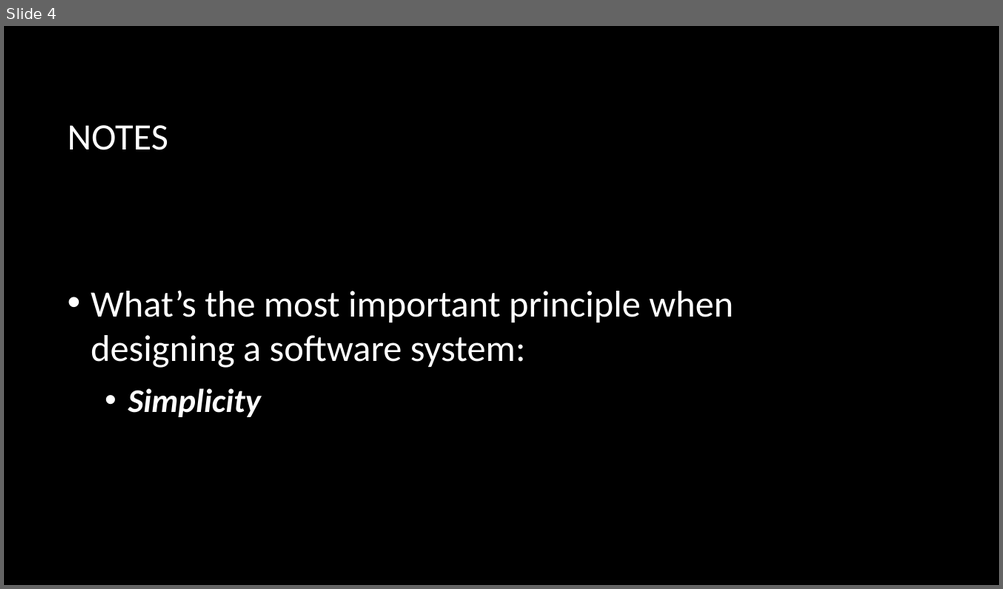
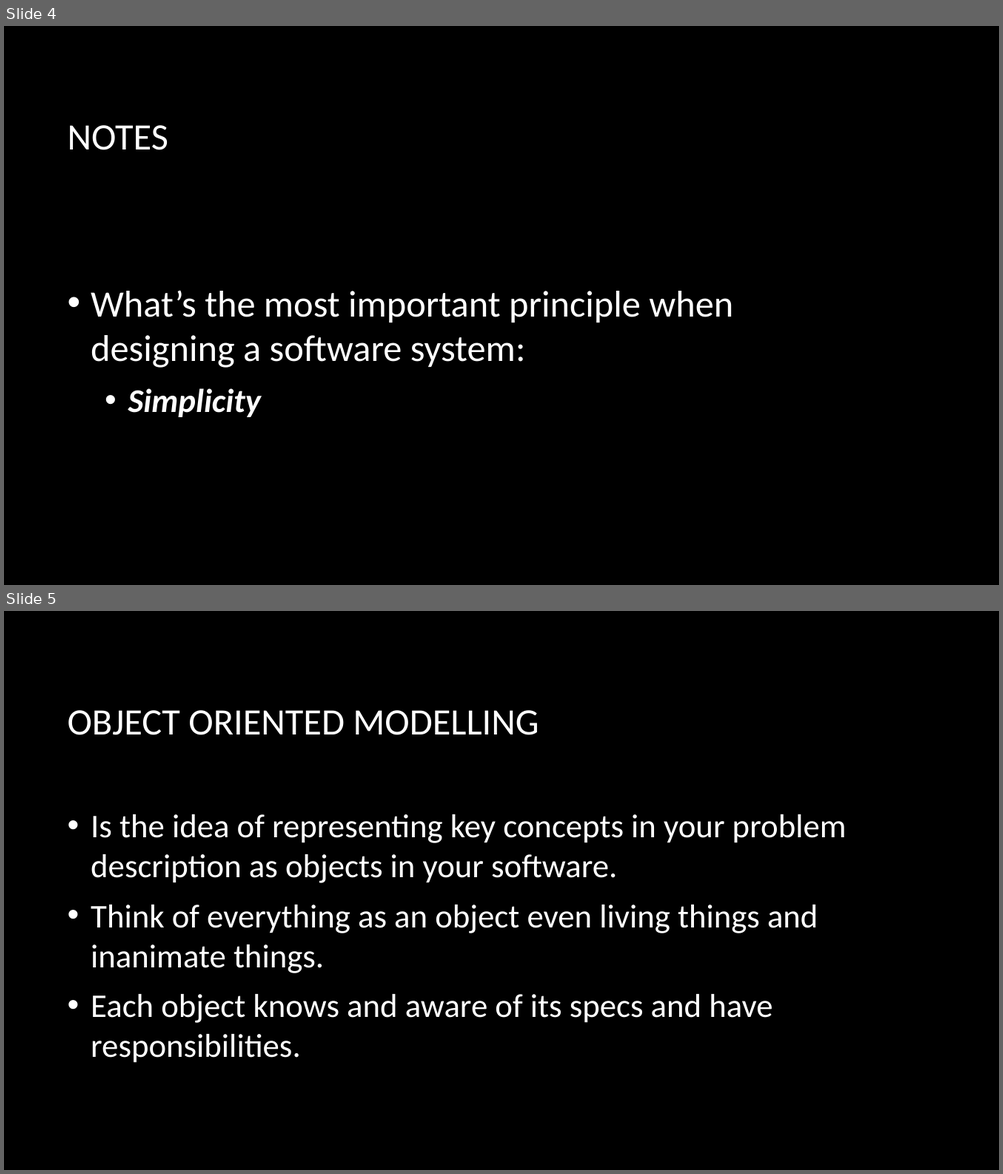
Before and after one commit to ahmedmagdy492/My-Hacking-Tutorails, a slide deck: Study/Object Oriented Design/Week 1 Objectives.pptx. Shown one above the other, each under a label of ours: slide 4 before the commit, slides 4 and 5 after it. The pictures are 1003x589 and 1003x1174 pixels, drawn with LibreOffice and Linux fonts; fonts in the diff are those of the drawing; background and template pictures are left out. Boxes give left, top, right and bottom in pixels: in the first picture for what was removed or moved away, otherwise in the second. Text is boxed around its words. In the diff, an @@ line names an element or a change of style, - is before the commit and + after.

```diff
--- a/Study/Object Oriented Design/Week 1 Objectives.pptx
+++ b/Study/Object Oriented Design/Week 1 Objectives.pptx
@@ slide 5 added at (4,611,999,1170), background picture (left out) @@
@@ title added at (68,710,538,735), 36 pt, text #FFFFFF @@
+OBJECT ORIENTED MODELLING
@@ text added at (91,815,846,1063), 32 pt, text #FFFFFF @@
+• Is the idea of representing key concepts in your problem description as objects in your software.
+• Think of everything as an object even living things and inanimate things.
+• Each object knows and aware of its specs and have responsibilities.
```
Also in this commit, not shown: 3 other files.
